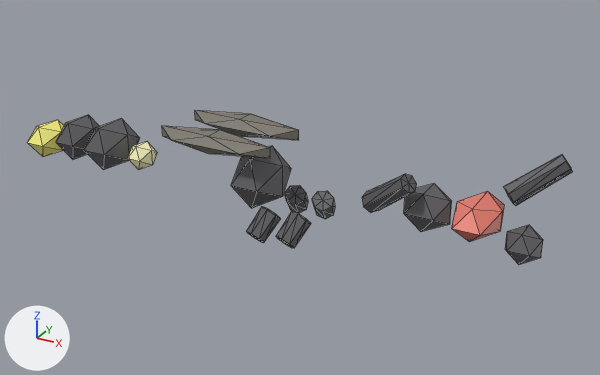
Renders of the glTF model public/studio/v2.15.0/d_firefly/model.glb from each side of a commit.
The view is the same before and after, from a camera (50 mm lens) standing at (5.41, -9.27, 5.22) and looking at (0.19, 0.23, 0.47). The axes (+X, +Y, +Z) are drawn at lower left. The lights are the same throughout. The first picture is the older version. Mesh edges are drawn as thin lines. Where no turn or scale is listed for an object, it has been applied to the vertices.

The first picture shows 'part0', 'part1', 'part10', 'part11', 'part13', 'part2', 'part3', 'part5', 'part6', 'part7', 'part8', 'part9' and 4 more.
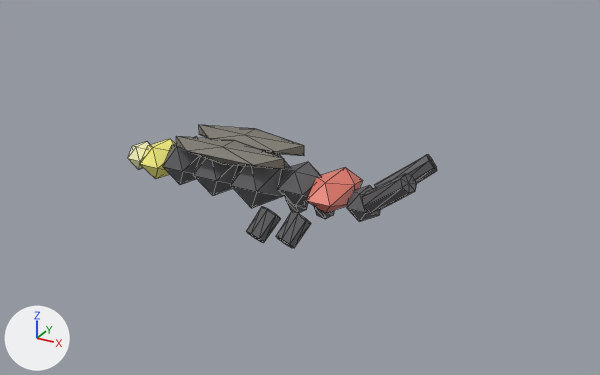
Boxes [x1, y1, x2, y2] around the edits, measured in the pictures (600 x 375 px):
'part6', moved: before [452, 191, 504, 242]; after [306, 168, 362, 213]
'part10', moved: before [195, 110, 299, 140]; after [199, 125, 304, 156]
'part11', moved: before [162, 126, 270, 158]; after [176, 136, 285, 169]
'part5', moved: before [404, 183, 452, 232]; after [278, 162, 320, 206]
'part1', moved: before [84, 118, 140, 170]; after [194, 156, 238, 196]
'part8', moved: before [504, 155, 573, 206]; after [375, 154, 437, 187]
'part2', moved: before [56, 115, 99, 159]; after [163, 137, 201, 185]
'part7', moved: before [505, 225, 543, 265]; after [347, 185, 380, 222]
'part3', moved: before [28, 120, 64, 157]; after [140, 139, 175, 179]

The change, as a diff of the scene's bpy script:
```diff
--- a/public/studio/v2.15.0/d_firefly/model.glb.py
+++ b/public/studio/v2.15.0/d_firefly/model.glb.py
@@ me_geometry_1 @@
-me_geometry_1.from_pydata(...)  # 12 vertices, 20 faces; spans x -3.348..-2.702, y -0.425..0.425, z 0.28..0.96
+me_geometry_1.from_pydata(...)  # 12 vertices, 20 faces; spans x -1.303..-0.657, y -0.425..0.425, z 0.28..0.96
+# me_geometry_1 part 1: the whole mesh is moved by (2.045, 0.0, 0.0)
 me_geometry_1.materials.append(mat_defaultmaterial_001)
@@ me_geometry_2 @@
-me_geometry_2.from_pydata(...)  # 12 vertices, 20 faces; spans x -3.965..-3.387, y -0.374..0.374, z 0.314..0.926
+me_geometry_2.from_pydata(...)  # 12 vertices, 20 faces; spans x -1.869..-1.291, y -0.374..0.374, z 0.314..0.926
+# me_geometry_2 part 2: the whole mesh is moved by (2.096, 0.0, 0.0)
 me_geometry_2.materials.append(mat_defaultmaterial_002)
@@ me_geometry_3 @@
-me_geometry_3.from_pydata(...)  # 12 vertices, 20 faces; spans x -4.622..-4.077, y -0.34..0.34, z 0.226..0.736
+me_geometry_3.from_pydata(...)  # 12 vertices, 20 faces; spans x -2.322..-1.778, y -0.34..0.34, z 0.305..0.815
+# me_geometry_3 part 3: the whole mesh is moved by (2.299, 0.0, 0.079)
 me_geometry_3.materials.append(mat_defaultmaterial_003)
@@ me_geometry_5 @@
-me_geometry_5.from_pydata(...)  # 12 vertices, 20 faces; spans x 1.865..2.494, y -0.315..0.315, z 0.434..0.961
+me_geometry_5.from_pydata(...)  # 12 vertices, 20 faces; spans x 0.025..0.655, y -0.315..0.315, z 0.376..0.904
+# me_geometry_5 part 4: the whole mesh is moved by (-1.84, 0.0, -0.057)
 me_geometry_5.materials.append(mat_defaultmaterial_005)
@@ me_geometry_6 @@
-me_geometry_6.from_pydata(...)  # 12 vertices, 20 faces; spans x 2.564..3.142, y -0.493..0.493, z 0.508..0.95
+me_geometry_6.from_pydata(...)  # 12 vertices, 20 faces; spans x 0.571..1.149, y -0.493..0.493, z 0.439..0.881
+# me_geometry_6 part 5: the whole mesh is moved by (-1.993, 0.0, -0.069)
 me_geometry_6.materials.append(mat_defaultmaterial_006)
@@ me_geometry_7 @@
-me_geometry_7.from_pydata(...)  # 12 vertices, 20 faces; spans x 3.225..3.667, y -0.255..0.255, z 0.275..0.684
+me_geometry_7.from_pydata(...)  # 12 vertices, 20 faces; spans x 1.079..1.521, y -0.255..0.255, z 0.356..0.764
+# me_geometry_7 part 6: the whole mesh is moved by (-2.146, 0.0, 0.08)
 me_geometry_7.materials.append(mat_defaultmaterial_007)
@@ me_geometry_8 @@
-me_geometry_8.from_pydata(...)  # 16 vertices, 28 faces; spans x 3.019..3.801, y 0.249..0.746, z 0.803..1.499
+me_geometry_8.from_pydata(...)  # 16 vertices, 28 faces; spans x 1.363..2.145, y 0.027..0.524, z 0.568..1.264
+# me_geometry_8 part 7: the whole mesh is moved by (-1.656, -0.223, -0.235)
 me_geometry_8.materials.append(mat_defaultmaterial_008)
@@ me_geometry_10 @@
-me_geometry_10.from_pydata(...)  # 12 vertices, 20 faces; spans x -1.7..0.08, y 0.16..0.64, z 1.06..1.32
+me_geometry_10.from_pydata(...)  # 12 vertices, 20 faces; spans x -1.55..0.23, y 0.04..0.52, z 0.89..1.15
+# me_geometry_10 part 8: the whole mesh is moved by (0.15, -0.12, -0.17)
 me_geometry_10.materials.append(mat_defaultmaterial_010)
@@ me_geometry_11 @@
-me_geometry_11.from_pydata(...)  # 12 vertices, 20 faces; spans x -1.7..0.08, y -0.64..-0.16, z 1.06..1.32
+me_geometry_11.from_pydata(...)  # 12 vertices, 20 faces; spans x -1.55..0.23, y -0.52..-0.04, z 0.89..1.15
+# me_geometry_11 part 9: the whole mesh is moved by (0.15, 0.12, -0.17)
 me_geometry_11.materials.append(mat_defaultmaterial_011)
```
